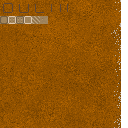
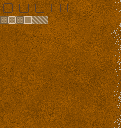
Layers edited between the first and the second 128 × 128 image:
painted on "outlines" over [3, 3, 68, 13]
painted on "lines" over [0, 16, 32, 24]
painted on "texture" over [0, 0, 121, 128]
"bolts": opacity 37% → 47%, painted on it over [1, 16, 48, 24]
